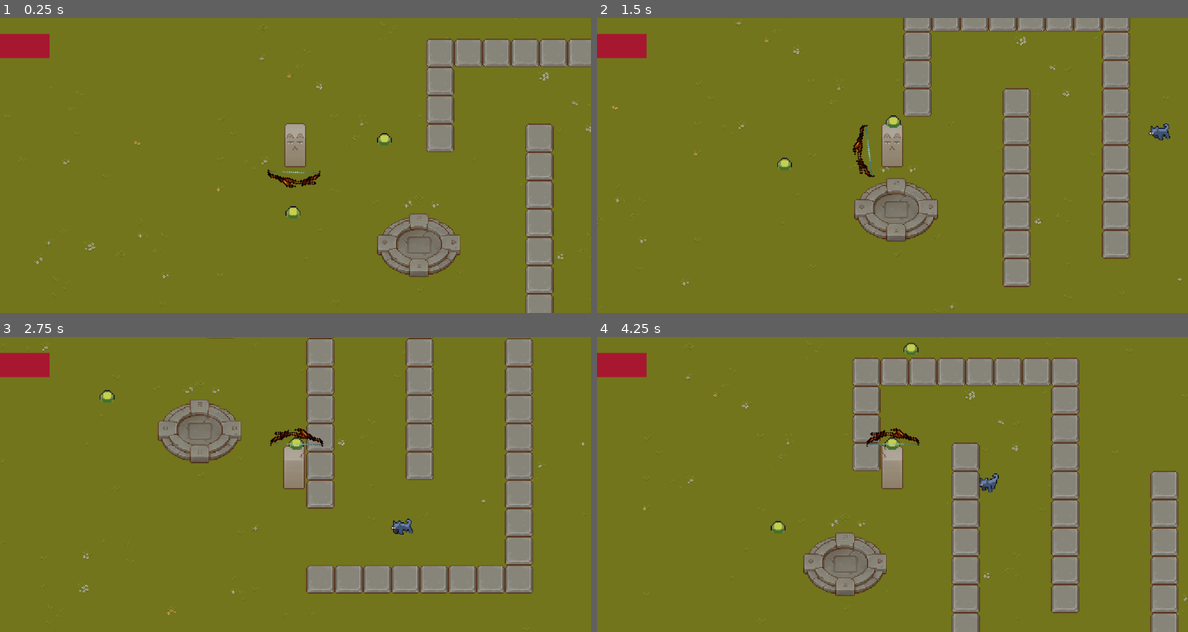
Above: before the commit, frames 1-4 (two rows, left to right).
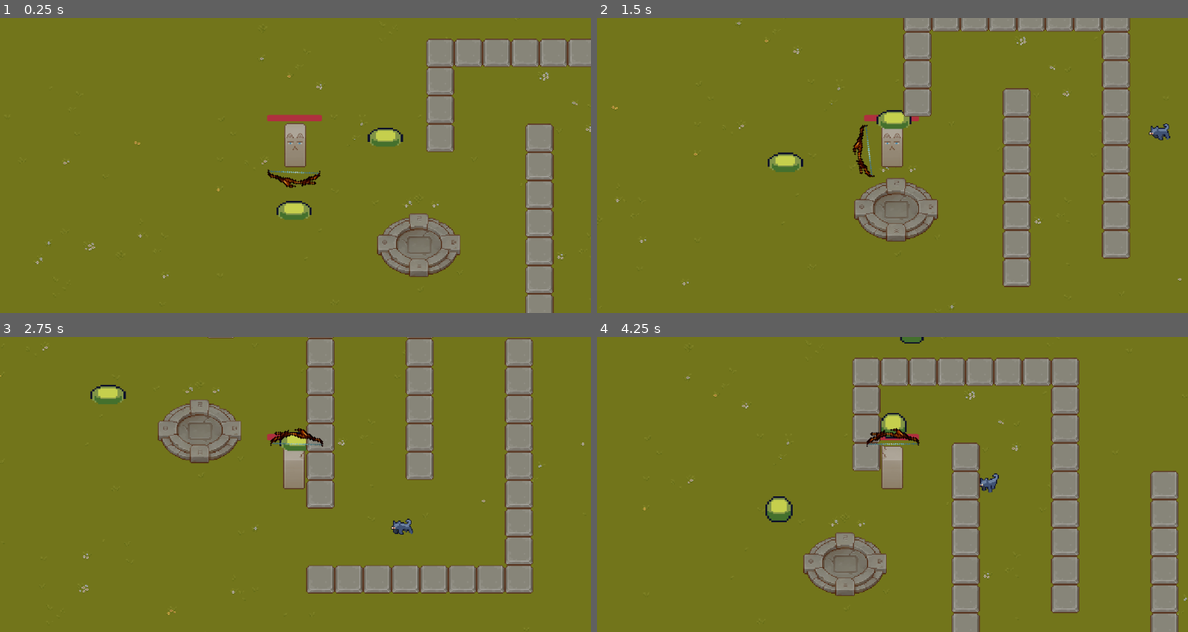
Above: after the commit, the same moments.

Repository: tcilered/11DTEgodotgame
Game: Godot game, scene res://scenes/main.tscn
Same seed, same stepped clock (60 frames per second), same inputs: the game is played once before the commit and once after it.
Inputs:
- Up to frame 1 (0.25 s): no input
- Up to frame 2 (1.5 s): hold D (right) 0.53-1.28 s; hold S (down) from 1.28 s (still down)
- Up to frame 3 (2.75 s): release S (down) at 2.03 s; hold D (right) from 2.03 s (still down)
- Up to frame 4 (4.25 s): release D (right) at 2.78 s; hold W (up) 2.78-3.53 s; hold A (left) from 3.53 s (still down)

The runs differ from the first frame. In frame 1, 1.5% of the frame differs, in the area x 0-69%, y 5-69%; in frame 2, 1.3%; in frame 3, 1.2%; in frame 4, 1.7%, in the area x 0-66%, y 0-67%.
Error after the commit: Invalid assignment of property or key 'visable' with value of type 'bool' on a base object of type 'CanvasLayer'. (res://scenes/main.gd:16)

Commit message:
added game over

Diff:
--- /dev/null
+++ b/scenes/main.gd
@@ -0,0 +1,17 @@
+extends Node
+
+
+func spawn_slime():
+	var SLIME = preload("res://scenes/slime.tscn").instantiate()
+	%PathFollow2D.progress_ratio = randf()
+	SLIME.global_position = %PathFollow2D.global_position
+	add_child(SLIME)
+
+
+func _on_timer_timeout() -> void:
+	spawn_slime()
+
+
+func _on_player_health_depleated() -> void:
+	%gameover.visable = true
+	get_tree().paused = true
--- a/scenes/main.tscn
+++ b/scenes/main.tscn
@@ -1,9 +1,16 @@
-[gd_scene load_steps=6 format=3 uid="uid://cr4eyjhdmhbwq"]
+[gd_scene load_steps=8 format=3 uid="uid://cr4eyjhdmhbwq"]
 
 [ext_resource type="PackedScene" uid="uid://7peua65iwlh7" path="res://scenes/world.tscn" id="1_5sgxs"]
+[ext_resource type="Script" path="res://scenes/main.gd" id="1_eq5oe"]
 [ext_resource type="PackedScene" uid="uid://cbdxyhpli3d6b" path="res://scenes/player.tscn" id="2_pluyj"]
 [ext_resource type="PackedScene" uid="uid://btchn13p4eu8u" path="res://scenes/slime.tscn" id="4_3hrc5"]
 [ext_resource type="PackedScene" uid="uid://dc74g45enx3rm" path="res://scenes/wolf.tscn" id="4_qlbe6"]
+
+[sub_resource type="Curve2D" id="Curve2D_l6dap"]
+_data = {
+"points": PackedVector2Array(0, 0, 0, 0, -62, 163, 0, 0, 0, 0, 1489, 180, 0, 0, 0, 0, 1455, 1285, 0, 0, 0, 0, -67, 1288, 0, 0, 0, 0, -64, 162, 0, 0, 0, 0, -62, 163)
+}
+point_count = 6
 
 [sub_resource type="NavigationPolygon" id="NavigationPolygon_54hly"]
 vertices = PackedVector2Array(1227.05, 321.883, 1230.94, 1043.34, 1161.81, 917.789, 1160.95, 869.883, 1160.95, 859.648, …(584 unchanged characters)…
@@ -11,6 +18,7 @@
 outlines = Array[PackedVector2Array]([PackedVector2Array(572, 371, 569, 452, 890, 453, 891, 737, 862, 737, 861, 483, 67 …(392 unchanged characters)…
 
 [node name="Main" type="Node"]
+script = ExtResource("1_eq5oe")
 
 [node name="World" parent="." instance=ExtResource("1_5sgxs")]
 y_sort_enabled = true
@@ -20,6 +28,15 @@
 position = Vector2(1373, 703)
 
 [node name="Camera2D" type="Camera2D" parent="World/Player"]
+
+[node name="Path2D" type="Path2D" parent="World/Player"]
+position = Vector2(-471, -601)
+curve = SubResource("Curve2D_l6dap")
+
+[node name="PathFollow2D" type="PathFollow2D" parent="World/Player/Path2D"]
+unique_name_in_owner = true
+position = Vector2(-62, 163)
+rotation = 0.0109602
 
 [node name="Enemy1" parent="." instance=ExtResource("4_3hrc5")]
 position = Vector2(468, 656)
@@ -36,3 +53,41 @@
 
 [node name="wolf2" parent="." instance=ExtResource("4_qlbe6")]
 position = Vector2(1034, 583)
+
+[node name="Timer" type="Timer" parent="."]
+wait_time = 0.7
+autostart = true
+
+[node name="gameover" type="CanvasLayer" parent="."]
+unique_name_in_owner = true
+visible = false
+
+[node name="ColorRect" type="ColorRect" parent="gameover"]
+anchors_preset = 15
+anchor_right = 1.0
+anchor_bottom = 1.0
+grow_horizontal = 2
+grow_vertical = 2
+size_flags_horizontal = 4
+size_flags_vertical = 4
+color = Color(0, 0, 0, 0.701961)
+
+[node name="Label" type="Label" parent="gameover/ColorRect"]
+layout_mode = 1
+anchors_preset = 8
+anchor_left = 0.5
+anchor_top = 0.5
+anchor_right = 0.5
+anchor_bottom = 0.5
+offset_left = -97.5
+offset_top = -25.0
+offset_right = 97.5
+offset_bottom = 25.0
+grow_horizontal = 2
+grow_vertical = 2
+scale = Vector2(1.69299, 2.3087)
+theme_override_font_sizes/font_size = 36
+text = "Game Over"
+
+[connection signal="health_depleated" from="World/Player" to="." method="_on_player_health_depleated"]
+[connection signal="timeout" from="Timer" to="." method="_on_timer_timeout"]
--- a/scenes/player.tscn
+++ b/scenes/player.tscn
@@ -1,11 +1,10 @@
-[gd_scene load_steps=31 format=3 uid="uid://cbdxyhpli3d6b"]
+[gd_scene load_steps=29 format=3 uid="uid://cbdxyhpli3d6b"]
 
 [ext_resource type="Script" path="res://scripts/player.gd" id="1_u7iyv"]
 [ext_resource type="Texture2D" uid="uid://b1amj72h3mo0v" path="res://assets/TX Player.png" id="2_b5sph"]
 [ext_resource type="PackedScene" uid="uid://01qcu3sel0lp" path="res://scenes/rangeweapon_1.tscn" id="3_f3iwq"]
 [ext_resource type="Texture2D" uid="uid://bnwripxvflv5e" path="res://assets/TX Player - Copy.png" id="3_mru0t"]
 [ext_resource type="Texture2D" uid="uid://bhlv4b3rratd8" path="res://assets/TX Player - Copy - Copy - Copy.png" id="4_0vj7a"]
-[ext_resource type="Script" path="res://scenes/canvas_layer.gd" id="6_aic7u"]
 
 [sub_resource type="AtlasTexture" id="AtlasTexture_g2rni"]
 atlas = ExtResource("2_b5sph")
@@ -157,14 +156,19 @@
 [sub_resource type="RectangleShape2D" id="RectangleShape2D_hgxhv"]
 size = Vector2(25, 38)
 
-[sub_resource type="StyleBoxFlat" id="StyleBoxFlat_koy0r"]
-bg_color = Color(0.0846899, 0.0846899, 0.0846899, 1)
-
-[sub_resource type="StyleBoxFlat" id="StyleBoxFlat_whiyt"]
-bg_color = Color(0.659985, 0.0900309, 0.187382, 1)
-
-[sub_resource type="CircleShape2D" id="CircleShape2D_eiwo8"]
-radius = 56.0803
+[sub_resource type="StyleBoxFlat" id="StyleBoxFlat_al4g4"]
+bg_color = Color(0.687142, 0.186544, 0.243284, 1)
+corner_radius_top_left = 4
+corner_radius_top_right = 4
+corner_radius_bottom_right = 4
+corner_radius_bottom_left = 4
+
+[sub_resource type="StyleBoxFlat" id="StyleBoxFlat_j7lvy"]
+bg_color = Color(0.284422, 0.703931, 0.293556, 1)
+corner_radius_top_left = 4
+corner_radius_top_right = 4
+corner_radius_bottom_right = 4
+corner_radius_bottom_left = 4
 
 [node name="Player" type="CharacterBody2D"]
 position = Vector2(0, 1)
@@ -186,33 +190,25 @@
 position = Vector2(0, -19)
 
 [node name="Hurtbox" type="Area2D" parent="."]
+unique_name_in_owner = true
 position = Vector2(0, 1)
 scale = Vector2(1.07093, 1.11209)
-collision_layer = 0
-collision_mask = 2
+collision_layer = 2
+collision_mask = 3
 
 [node name="CollisionShape2D" type="CollisionShape2D" parent="Hurtbox"]
 position = Vector2(-0.5, -15)
 shape = SubResource("RectangleShape2D_hgxhv")
 debug_color = Color(0.796957, 0.114716, 0.257024, 0.42)
 
-[node name="CanvasLayer" type="CanvasLayer" parent="."]
-script = ExtResource("6_aic7u")
-
-[node name="health bar" type="ProgressBar" parent="CanvasLayer"]
-offset_left = -56.0
-offset_top = 18.0
-offset_right = 56.0
-offset_bottom = 45.0
-theme_override_styles/background = SubResource("StyleBoxFlat_koy0r")
-theme_override_styles/fill = SubResource("StyleBoxFlat_whiyt")
+[node name="ProgressBar" type="ProgressBar" parent="."]
+unique_name_in_owner = true
+offset_left = -32.0
+offset_top = -57.0
+offset_right = 63.0
+offset_bottom = -34.0
+scale = Vector2(0.650391, 0.309833)
+theme_override_styles/background = SubResource("StyleBoxFlat_al4g4")
+theme_override_styles/fill = SubResource("StyleBoxFlat_j7lvy")
 value = 100.0
 show_percentage = false
-
-[node name="pickup zone" type="Area2D" parent="."]
-
-[node name="CollisionShape2D" type="CollisionShape2D" parent="pickup zone"]
-position = Vector2(0, -17)
-shape = SubResource("CircleShape2D_eiwo8")
-
-[connection signal="area_entered" from="pickup zone" to="." method="_on_pickup_zone_area_entered"]
--- a/scenes/slime.tscn
+++ b/scenes/slime.tscn
@@ -28,29 +28,29 @@
 atlas = ExtResource("3_xfgix")
 region = Rect2(240, 0, 48, 48)
 
-[sub_resource type="AtlasTexture" id="AtlasTexture_unes3"]
+[sub_resource type="AtlasTexture" id="AtlasTexture_sodsb"]
 atlas = ExtResource("3_d10gq")
-region = Rect2(0, 0, 48, 48)
+region = Rect2(2, 0, 18, 27)
 
-[sub_resource type="AtlasTexture" id="AtlasTexture_eovba"]
+[sub_resource type="AtlasTexture" id="AtlasTexture_cbgxa"]
 atlas = ExtResource("3_d10gq")
-region = Rect2(48, 0, 48, 48)
+region = Rect2(20, 0, 18, 27)
 
-[sub_resource type="AtlasTexture" id="AtlasTexture_mir7o"]
+[sub_resource type="AtlasTexture" id="AtlasTexture_3eevy"]
 atlas = ExtResource("3_d10gq")
-region = Rect2(96, 0, 48, 48)
+region = Rect2(38, 0, 18, 27)
 
-[sub_resource type="AtlasTexture" id="AtlasTexture_sdm0b"]
+[sub_resource type="AtlasTexture" id="AtlasTexture_wcd3k"]
 atlas = ExtResource("3_d10gq")
-region = Rect2(144, 0, 48, 48)
+region = Rect2(56, 0, 18, 27)
 
-[sub_resource type="AtlasTexture" id="AtlasTexture_a6qpu"]
+[sub_resource type="AtlasTexture" id="AtlasTexture_kxke1"]
 atlas = ExtResource("3_d10gq")
-region = Rect2(192, 0, 48, 48)
+region = Rect2(74, 0, 18, 27)
 
-[sub_resource type="AtlasTexture" id="AtlasTexture_cb72f"]
+[sub_resource type="AtlasTexture" id="AtlasTexture_w7g57"]
 atlas = ExtResource("3_d10gq")
-region = Rect2(240, 0, 48, 48)
+region = Rect2(92, 0, 18, 27)
 
 [sub_resource type="SpriteFrames" id="SpriteFrames_6rq81"]
 animations = [{
@@ -73,28 +73,28 @@
 "duration": 1.0,
 "texture": SubResource("AtlasTexture_bmcce")
 }],
-"loop": true,
+"loop": false,
 "name": &"death",
 "speed": 5.0
 }, {
 "frames": [{
 "duration": 1.0,
-"texture": SubResource("AtlasTexture_unes3")
+"texture": SubResource("AtlasTexture_sodsb")
 }, {
 "duration": 1.0,
-"texture": SubResource("AtlasTexture_eovba")
+"texture": SubResource("AtlasTexture_cbgxa")
 }, {
 "duration": 1.0,
-"texture": SubResource("AtlasTexture_mir7o")
+"texture": SubResource("AtlasTexture_3eevy")
 }, {
 "duration": 1.0,
-"texture": SubResource("AtlasTexture_sdm0b")
+"texture": SubResource("AtlasTexture_wcd3k")
 }, {
 "duration": 1.0,
-"texture": SubResource("AtlasTexture_a6qpu")
+"texture": SubResource("AtlasTexture_kxke1")
 }, {
 "duration": 1.0,
-"texture": SubResource("AtlasTexture_cb72f")
+"texture": SubResource("AtlasTexture_w7g57")
 }],
 "loop": true,
 "name": &"jump",
@@ -109,9 +109,11 @@
 collision_mask = 9
 script = ExtResource("1_m05wp")
 
-[node name="AnimatedSprite2D" type="AnimatedSprite2D" parent="."]
-position = Vector2(0, -5)
-scale = Vector2(1.04167, 1.0625)
+[node name="slime animations" type="AnimatedSprite2D" parent="."]
+light_mask = 2
+visibility_layer = 2
+position = Vector2(1, -11)
+scale = Vector2(2.19867, 1.7947)
 sprite_frames = SubResource("SpriteFrames_6rq81")
 animation = &"death"
 
@@ -119,4 +121,4 @@
 position = Vector2(0, 2)
 shape = SubResource("CircleShape2D_lndh8")
 
-[connection signal="animation_finished" from="AnimatedSprite2D" to="." method="_on_animated_sprite_2d_animation_finished"]
+[connection signal="animation_finished" from="slime animations" to="." method="_on_animated_sprite_2d_animation_finished"]
--- a/scenes/wolf.gd
+++ b/scenes/wolf.gd
@@ -2,6 +2,7 @@
 @onready var anim : AnimatedSprite2D = $"wolf animations"
 var speed = 200
 var accel = 3
+var health = 10
 
 var active: bool = false
 @onready var nav: NavigationAgent2D = $NavigationAgent2D
@@ -28,11 +29,8 @@
 	pass
 	move_and_slide()
 
-func _on_notice_area_body_entered(body: Node2D) -> void:
-	pass
-	active = true
-
-
-func _on_notice_area_area_shape_exited(area_rid: RID, area: Area2D, area_shape_index: int, local_shape_index: int) -> void:
-	pass
-	active = false
+func take_damage():
+	health = health - 2
+	if health == 0:
+		anim.play("death")
+		queue_free()
--- a/scenes/wolf.tscn
+++ b/scenes/wolf.tscn
@@ -1,10 +1,35 @@
-[gd_scene load_steps=20 format=3 uid="uid://dc74g45enx3rm"]
+[gd_scene load_steps=27 format=3 uid="uid://dc74g45enx3rm"]
 
 [ext_resource type="Script" path="res://scenes/wolf.gd" id="1_6c3ts"]
 [ext_resource type="Texture2D" uid="uid://bgike6mivgfsr" path="res://assets/Wolf/S_Walk.png" id="1_cp7hd"]
 [ext_resource type="Texture2D" uid="uid://b87h3wt4au4o3" path="res://assets/Wolf/D_Walk.png" id="2_0mhji"]
+[ext_resource type="Texture2D" uid="uid://o5007bde7ms" path="res://assets/Wolf/D_Death.png" id="2_yyhst"]
 
 [sub_resource type="CircleShape2D" id="CircleShape2D_vmlob"]
+
+[sub_resource type="AtlasTexture" id="AtlasTexture_q0jwy"]
+atlas = ExtResource("2_yyhst")
+region = Rect2(0, 0, 48, 48)
+
+[sub_resource type="AtlasTexture" id="AtlasTexture_sr20f"]
+atlas = ExtResource("2_yyhst")
+region = Rect2(48, 0, 48, 48)
+
+[sub_resource type="AtlasTexture" id="AtlasTexture_myj2f"]
+atlas = ExtResource("2_yyhst")
+region = Rect2(96, 0, 48, 48)
+
+[sub_resource type="AtlasTexture" id="AtlasTexture_xrakw"]
+atlas = ExtResource("2_yyhst")
+region = Rect2(144, 0, 48, 48)
+
+[sub_resource type="AtlasTexture" id="AtlasTexture_j6hqb"]
+atlas = ExtResource("2_yyhst")
+region = Rect2(192, 0, 48, 48)
+
+[sub_resource type="AtlasTexture" id="AtlasTexture_je24b"]
+atlas = ExtResource("2_yyhst")
+region = Rect2(240, 0, 48, 48)
 
 [sub_resource type="AtlasTexture" id="AtlasTexture_5uvy0"]
 atlas = ExtResource("2_0mhji")
@@ -56,6 +81,29 @@
 
 [sub_resource type="SpriteFrames" id="SpriteFrames_logss"]
 animations = [{
+"frames": [{
+"duration": 1.0,
+"texture": SubResource("AtlasTexture_q0jwy")
+}, {
+"duration": 1.0,
+"texture": SubResource("AtlasTexture_sr20f")
+}, {
+"duration": 1.0,
+"texture": SubResource("AtlasTexture_myj2f")
+}, {
+"duration": 1.0,
+"texture": SubResource("AtlasTexture_xrakw")
+}, {
+"duration": 1.0,
+"texture": SubResource("AtlasTexture_j6hqb")
+}, {
+"duration": 1.0,
+"texture": SubResource("AtlasTexture_je24b")
+}],
+"loop": false,
+"name": &"death",
+"speed": 5.0
+}, {
 "frames": [{
 "duration": 1.0,
 "texture": SubResource("AtlasTexture_5uvy0")
@@ -118,7 +166,7 @@
 [node name="wolf animations" type="AnimatedSprite2D" parent="."]
 position = Vector2(0, -3)
 sprite_frames = SubResource("SpriteFrames_logss")
-animation = &"move back"
+animation = &"death"
 
 [node name="Notice area" type="Area2D" parent="."]
 
--- a/scripts/enemy_1.gd
+++ b/scripts/enemy_1.gd
@@ -3,21 +3,27 @@
 @onready var Player = get_node("/root/Main/World/Player")
 const EXPERIENCE_GEM = preload("res://scenes/experience_gem.tscn")
 const SLIME_DEATH = preload("res://scenes/slime_death.tscn")
+@onready var anim : AnimatedSprite2D = $"slime animations"
 
+#moves the slime towards the player
 func _physics_process(delta):
 	var direction = global_position.direction_to(Player.global_position)
 	velocity = direction * 20
 	move_and_slide()
 
+	#plays the animations if moving
+	if velocity.x < 0:
+		anim.play("jump")
+	if velocity.x > 0:
+		anim.play("jump")
+	if velocity.y < 0:
+		anim.play("jump")
+	if velocity.y > 0:
+		anim.play("jump")
+
+#checks and updates health
 func take_damage():
 	health = health - 2
 	if health == 0:
+		anim.play("death")
 		queue_free()
-		var new_gem = EXPERIENCE_GEM.instantiate()
-		new_gem.global_position = global_position
-		add_sibling(new_gem)
-
-func enemy_die():
-	var new_slime_death = SLIME_DEATH.instantiate()
-	new_slime_death.global_position = global_position
-	add_sibling(new_slime_death)
--- a/scripts/player.gd
+++ b/scripts/player.gd
@@ -1,7 +1,8 @@
 extends CharacterBody2D
+signal health_depleated
 @onready var anim : AnimatedSprite2D = $"player animations"
-
-
+var health = 100.0
+#gets the inputs and moves the player in the direction
 func _physics_process(delta):
 	var direction = Input.get_vector("left","right","up","down").normalized()
 	velocity = direction * 200
@@ -19,8 +20,11 @@
 	if velocity.y > 0:
 		anim.play("move back")
 
-
-func _on_pickup_zone_area_entered(area: Area2D) -> void:
-	if area.is_in_group("pickup"):
-		if area.has_method("collect"):
-			area.collect()
+	const DAMAGE_RATE = 5.0
+	var overlapping_slimes = $Hurtbox.get_overlapping_bodies()
+	if overlapping_slimes.size() > 0:
+		health -= 10 + DAMAGE_RATE * overlapping_slimes.size() * delta
+		%ProgressBar.value = health
+		if health <= 0.0:
+			health_depleated.emit()
+			#game over
--- a/scripts/rangeweapon_1.gd
+++ b/scripts/rangeweapon_1.gd
@@ -13,7 +13,8 @@
 	new_bullet.global_position = %Shootingpoint.global_position
 	new_bullet.global_rotation = %Shootingpoint.global_rotation
 	%Shootingpoint.add_child(new_bullet)
-#determines when the weapon fires
+
+#determines if the weapon fires
 func _on_timer_timeout() -> void:
 	var enemies_in_range = get_overlapping_bodies()
 	if enemies_in_range.size() > 0:
Binary file changed: assets/Slime/D_Walk.png
